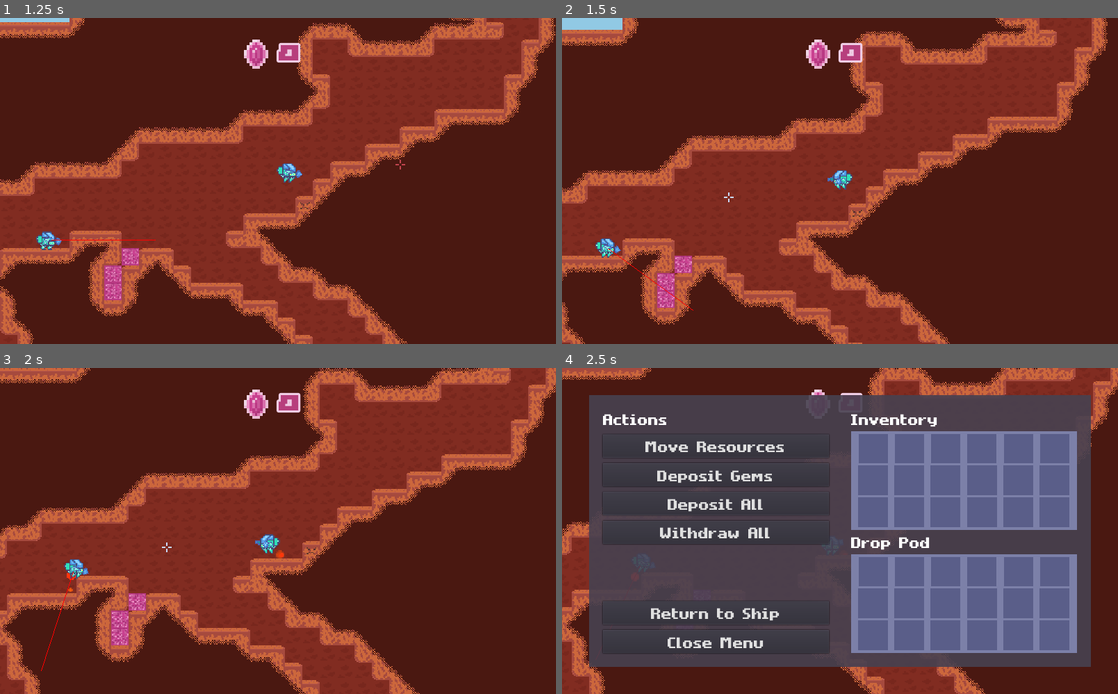
Above: before the commit, frames 1-4 (two rows, left to right).
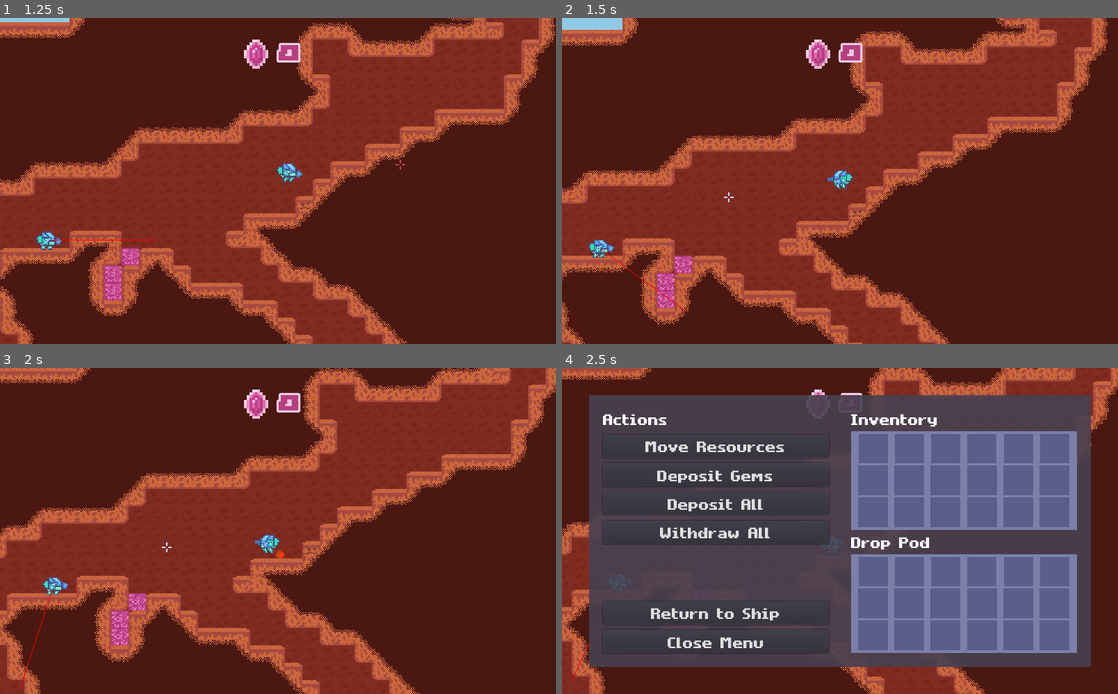
Above: after the commit, the same moments.

Repository: MichaelRRyan/Mecha-Miners
Game: Godot game, scene res://scenes/Gameplay.tscn
The game is run twice, just before and just after one commit, with the same random seed, the same clock (stepped at 60 frames per second) and the same inputs.
Inputs (mouse positions are in pixels of both pictures, inside the frame that each line leads up to):
- Up to frame 1 (1.25 s): tap Enter at 0.5 s; move the mouse to (400, 164) at 0.52 s; press the mouse at (400, 164) at 0.53 s; hold D (move_right) from 0.53 s (still down); tap W (jump) at 0.77 s
- Up to frame 2 (1.5 s): move the mouse to (728, 197) at 1.27 s; release D (move_right) at 1.28 s; release the mouse at (728, 197) at 1.28 s; hold A (move_left) from 1.28 s (still down); right-click (728, 197) at 1.35 s
- Up to frame 3 (2 s): keep holding A (move_left); tap W (jump) at 1.52 s
- Up to frame 4 (2.5 s): move the mouse to (895, 459) at 2.02 s; release A (move_left) at 2.03 s; hold D (move_right) from 2.03 s (still down); hold E (interact) from 2.03 s (still down)

Frame 1 is identical in both runs. In frame 2, 0.3% of the frame differs, in the area x 4-24%, y 67-91%; in frame 3, 0.4%, in the area x 3-16%, y 58-99%; in frame 4, less than 0.1%.
Error after the commit: Parse Error: The class "AIBrain" was found in global scope, but its script couldn't be loaded. (res://scripts/ai/behaviours/Behaviour.gd:4)

Commit message:
Implemented an abstract AI brain class

Diff:
--- a/project.godot
+++ b/project.godot
@@ -9,6 +9,11 @@
 config_version=4
 
 _global_script_classes=[ {
+"base": "Node2D",
+"class": "AIBrain",
+"language": "GDScript",
+"path": "res://scripts/ai/AIBrain.gd"
+}, {
 "base": "Node",
 "class": "Behaviour",
 "language": "GDScript",
@@ -45,6 +50,7 @@
 "path": "res://scripts/Terrain.gd"
 } ]
 _global_script_class_icons={
+"AIBrain": "",
 "Behaviour": "",
 "DestroyCellBehaviour": "",
 "HarvestMineralsBehaviour": "",
--- /dev/null
+++ b/scripts/ai/AIBrain.gd
@@ -0,0 +1,36 @@
+class_name AIBrain # Abstract AI Interface.
+extends Node2D
+
+var subject : Node2D = null
+
+
+#-------------------------------------------------------------------------------
+func set_target(new_target : Vector2) -> void:
+	assert(false)
+
+
+#-------------------------------------------------------------------------------
+func get_target() -> Vector2:
+	return Vector2.ZERO
+	assert(false)
+
+
+#-------------------------------------------------------------------------------
+# Adds a behaviour to the top of the stack (becomes the current behaviour).
+func add_behaviour(new_behaviour : Behaviour) -> void:
+	assert(false)
+
+
+#-------------------------------------------------------------------------------
+# Pops a behaviour from the stack, with the new top becoming the current.
+func pop_behaviour() -> void:
+	assert(false)
+
+
+#-------------------------------------------------------------------------------
+# Switches the current running behaviour with another, removing the original.
+func change_behaviour(new_behaviour : Behaviour) -> void:
+	assert(false)
+
+
+#-------------------------------------------------------------------------------
--- a/scripts/ai/AIController.gd
+++ b/scripts/ai/AIController.gd
@@ -1,6 +1,5 @@
-extends Node2D
+extends AIBrain
 
-var subject : Node2D = null
 var _behaviour_stack : Array = []
 
 
@@ -67,8 +66,3 @@
 
 
 #-------------------------------------------------------------------------------
-func _process(_delta : float) -> void:
-	pass
-
-
-#-------------------------------------------------------------------------------
--- a/scripts/ai/behaviours/Behaviour.gd
+++ b/scripts/ai/behaviours/Behaviour.gd
@@ -1,7 +1,7 @@
 class_name Behaviour
 extends Node
 
-var _brain = null setget set_brain
+var _brain : AIBrain = null setget set_brain
 
 
 #-------------------------------------------------------------------------------
